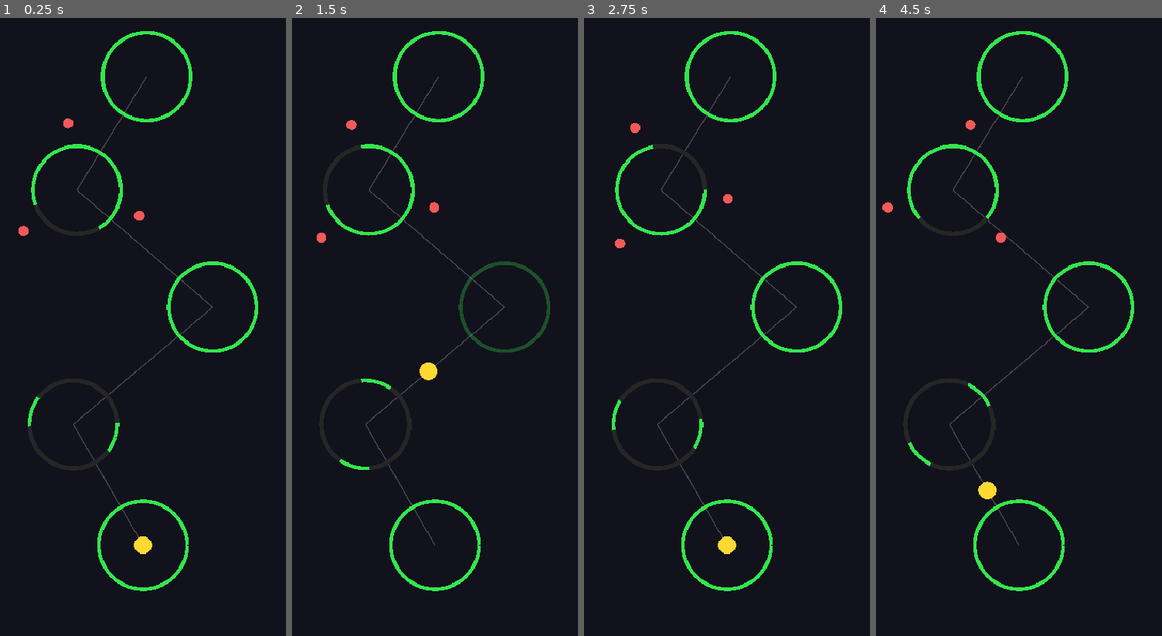
Above: before the commit, frames 1-4 (left to right).
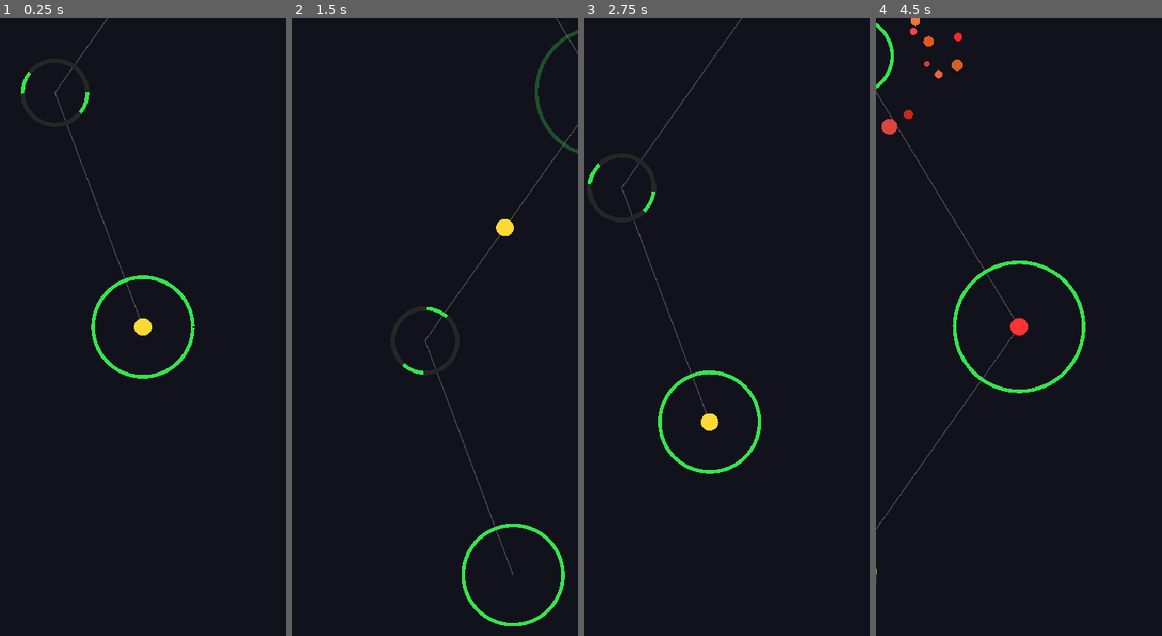
Above: after the commit, the same moments.

Repository: heliosalesjr/fenestra
Game: Godot game, scene res://scenes/Game.tscn
Same seed, same stepped clock (60 frames per second), same inputs: the game is played once before the commit and once after it.
Inputs (mouse positions are in pixels of both pictures, inside the frame that each line leads up to):
- Up to frame 1 (0.25 s): no input
- Up to frame 2 (1.5 s): move the mouse to (497, 296) at 0.52 s; click (497, 296) at 0.67 s; move the mouse to (377, 357) at 1.27 s; click (377, 357) at 1.42 s
- Up to frame 3 (2.75 s): move the mouse to (755, 191) at 2.02 s; click (755, 191) at 2.17 s
- Up to frame 4 (4.5 s): move the mouse to (1004, 450) at 2.77 s; click (1004, 450) at 2.92 s; move the mouse to (1104, 419) at 3.52 s; click (1104, 419) at 3.67 s; move the mouse to (933, 234) at 4.27 s; click (933, 234) at 4.42 s

The runs differ from the first frame. In frame 1, 3.9% of the frame differs, in the area x 6-91%, y 0-93%; in frame 2, 4.4%; in frame 3, 4.0%; in frame 4, 4.7%, in the area x 0-91%, y 0-93%.

Commit message:
added camera and refined the path

Diff:
--- a/scenes/Game.tscn
+++ b/scenes/Game.tscn
@@ -1,67 +1,47 @@
-[gd_scene load_steps=5 format=3 uid="uid://fenestra_game"]
+[gd_scene load_steps=4 format=3 uid="uid://fenestra_game"]
 
-[ext_resource type="PackedScene" path="res://scenes/Circle.tscn"  id="1_circle"]
-[ext_resource type="PackedScene" path="res://scenes/Player.tscn"  id="2_player"]
-[ext_resource type="Script"      path="res://scripts/Game.gd"     id="3_game"]
-[ext_resource type="PackedScene" path="res://scenes/Orbiter.tscn" id="4_orbiter"]
+[ext_resource type="PackedScene" path="res://scenes/Circle.tscn" id="1_circle"]
+[ext_resource type="PackedScene" path="res://scenes/Player.tscn" id="2_player"]
+[ext_resource type="Script"      path="res://scripts/Game.gd"    id="3_game"]
 
 [node name="Game" type="Node2D"]
 script = ExtResource("3_game")
 circle_sequence = [NodePath("Circle0"), NodePath("Circle1"), NodePath("Circle2"), NodePath("Circle3"), NodePath("Circle4")]
 
-; --- Círculo 0: ponto de partida (sem perigo) ---
 [node name="Circle0" parent="." instance=ExtResource("1_circle")]
-position = Vector2(195, 720)
-circle_radius = 60.0
+position = Vector2(195, 950)
+circle_radius = 68.0
 rotation_speed = 0.0
 blocked_arcs = Array[Vector2]([])
 
-; --- Círculo 1: arcos bloqueados ---
 [node name="Circle1" parent="." instance=ExtResource("1_circle")]
-position = Vector2(100, 555)
-circle_radius = 60.0
-rotation_speed = 70.0
+position = Vector2(75, 630)
+circle_radius = 44.0
+rotation_speed = 75.0
 blocked_arcs = Array[Vector2]([Vector2(20, 160), Vector2(200, 340)])
 
-; --- Círculo 2: pulsação ---
 [node name="Circle2" parent="." instance=ExtResource("1_circle")]
-position = Vector2(290, 395)
-circle_radius = 60.0
-rotation_speed = -55.0
+position = Vector2(315, 290)
+circle_radius = 88.0
+rotation_speed = -50.0
 blocked_arcs = Array[Vector2]([])
 pulse_enabled = true
 pulse_active_duration = 1.3
 pulse_inactive_duration = 0.8
 
-; --- Círculo 3: orbiters ---
 [node name="Circle3" parent="." instance=ExtResource("1_circle")]
-position = Vector2(105, 235)
-circle_radius = 60.0
-rotation_speed = 80.0
+position = Vector2(90, -80)
+circle_radius = 52.0
+rotation_speed = 85.0
 blocked_arcs = Array[Vector2]([Vector2(40, 140)])
+orbiter_count = 22
+orbiter_base_radius_mult = 1.7
 
-[node name="Orbiter1" parent="Circle3" instance=ExtResource("4_orbiter")]
-orbit_radius = 92.0
-orbit_speed = 90.0
-start_angle = 0.0
-
-[node name="Orbiter2" parent="Circle3" instance=ExtResource("4_orbiter")]
-orbit_radius = 92.0
-orbit_speed = 90.0
-start_angle = 120.0
-
-[node name="Orbiter3" parent="Circle3" instance=ExtResource("4_orbiter")]
-orbit_radius = 92.0
-orbit_speed = 90.0
-start_angle = 240.0
-
-; --- Círculo 4: checkpoint (sem perigo) ---
 [node name="Circle4" parent="." instance=ExtResource("1_circle")]
-position = Vector2(200, 80)
-circle_radius = 60.0
+position = Vector2(270, -430)
+circle_radius = 74.0
 rotation_speed = 0.0
 blocked_arcs = Array[Vector2]([])
 
-; --- Player ---
 [node name="Player" parent="." instance=ExtResource("2_player")]
-position = Vector2(195, 720)
+position = Vector2(195, 950)
--- a/scenes/Player.tscn
+++ b/scenes/Player.tscn
@@ -4,3 +4,7 @@
 
 [node name="Player" type="Node2D"]
 script = ExtResource("1_player")
+
+[node name="Camera2D" type="Camera2D" parent="."]
+position_smoothing_enabled = true
+position_smoothing_speed = 9.0
--- a/scripts/Circle.gd
+++ b/scripts/Circle.gd
@@ -43,6 +43,12 @@
 
 var _pulse_timer: float = 0.0
 
+## Número de orbiters gerados proceduralmente no _ready().
+@export var orbiter_count: int = 0
+## Multiplicador base do raio de órbita em relação a circle_radius.
+## Cada orbiter ainda varia individualmente entre 0.9x e 1.7x desse valor.
+@export var orbiter_base_radius_mult: float = 1.5
+
 @onready var rotation_root: Node2D      = $RotationRoot
 @onready var arc_visual: Node2D         = $RotationRoot/ArcVisual
 @onready var collision_shape: CollisionShape2D = $Area2D/CollisionShape2D
@@ -52,6 +58,8 @@
 	_sync_arc_visual()
 	_sync_active_state()
 	_sync_collision_shape()
+	if not Engine.is_editor_hint() and orbiter_count > 0:
+		_spawn_orbiters()
 
 
 func _process(delta: float) -> void:
@@ -70,6 +78,24 @@
 # ---------------------------------------------------------------------------
 # API pública
 # ---------------------------------------------------------------------------
+
+## Gera orbiters proceduralmente com tamanhos, raios e velocidades aleatórios.
+## Raio de órbita proporcional a circle_radius * orbiter_base_radius_mult.
+func _spawn_orbiters() -> void:
+	var scene := preload("res://scenes/Orbiter.tscn")
+	for i in orbiter_count:
+		var orb: Node2D = scene.instantiate()
+		add_child(orb)
+		orb.orbit_radius  = circle_radius * orbiter_base_radius_mult * randf_range(0.9, 1.7)
+		orb.orbit_speed   = randf_range(45.0, 140.0) * (1.0 if randf() > 0.5 else -1.0)
+		orb.start_angle   = randf() * 360.0
+		orb.sphere_radius = randf_range(3.5, 11.0)
+		orb.sphere_color  = Color(
+			randf_range(0.75, 1.0),
+			randf_range(0.1,  0.5),
+			randf_range(0.1,  0.35)
+		)
+
 
 ## Faz todos os orbiters filhos sumirem (chamado pelo Game ao pousar neste círculo).
 func clear_orbiters() -> void:
--- a/scripts/Player.gd
+++ b/scripts/Player.gd
@@ -8,12 +8,12 @@
 const PLAYER_RADIUS := 12.0
 const PLAYER_COLOR  := Color(1.0, 0.85, 0.2)
 const DEAD_COLOR    := Color(1.0, 0.2, 0.2)
-const MOVE_DURATION := 0.14   # segundos do centro ao centro
+const MOVE_DURATION := 0.14
 
 var state: State = State.ON_CIRCLE
-
-var current_circle:     Node2D = null
+var current_circle: Node2D = null
 var destination_circle: Node2D = null
+var _active_tween: Tween = null
 
 
 func _draw() -> void:
@@ -21,15 +21,16 @@
 	draw_circle(Vector2.ZERO, PLAYER_RADIUS, color)
 
 
-# ---------------------------------------------------------------------------
-# API pública
-# ---------------------------------------------------------------------------
+func _process(_delta: float) -> void:
+	if state == State.MOVING and destination_circle:
+		_check_orbiter_collision()
+
 
 func attach_to_circle(circle: Node2D) -> void:
-	current_circle     = circle
+	current_circle = circle
 	destination_circle = null
-	state              = State.ON_CIRCLE
-	global_position    = circle.global_position
+	state = State.ON_CIRCLE
+	global_position = circle.global_position
 	queue_redraw()
 
 
@@ -37,33 +38,22 @@
 	if state != State.ON_CIRCLE:
 		return
 	destination_circle = target
-	state              = State.MOVING
-
-	var tween := create_tween()
-	tween.tween_property(self, "global_position", target.global_position, MOVE_DURATION) \
-		.set_ease(Tween.EASE_IN_OUT).set_trans(Tween.TRANS_QUAD)
-	tween.tween_callback(_on_arrived)
+	state = State.MOVING
+	_active_tween = create_tween()
+	_active_tween.tween_property(self, "global_position", target.global_position, MOVE_DURATION).set_ease(Tween.EASE_IN_OUT).set_trans(Tween.TRANS_QUAD)
+	_active_tween.tween_callback(_on_arrived)
 
 
 func respawn(circle: Node2D) -> void:
 	attach_to_circle(circle)
 
 
-# ---------------------------------------------------------------------------
-# Chegada ao destino
-# ---------------------------------------------------------------------------
-
 func _on_arrived() -> void:
 	var circle := destination_circle
 	if not circle:
 		return
-
-	# Ângulo de entrada: direção da origem → destino,
-	# expressa como vetor do centro do destino apontando de volta para a origem.
-	# É o ponto da borda por onde o player "atravessou".
-	var from_pos          := current_circle.global_position if current_circle else global_position
+	var from_pos := current_circle.global_position if current_circle else global_position
 	var approach_angle_deg := rad_to_deg((from_pos - circle.global_position).angle())
-
 	if circle.is_landing_valid(approach_angle_deg):
 		attach_to_circle(circle)
 		landed_on.emit(circle)
@@ -71,7 +61,20 @@
 		_die(circle.last_fail_reason)
 
 
+func _check_orbiter_collision() -> void:
+	for child in destination_circle.get_children():
+		if not child.has_method("fade_and_free"):
+			continue
+		var orb_radius: float = child.get("sphere_radius")
+		if global_position.distance_to(child.global_position) < PLAYER_RADIUS + orb_radius:
+			_die("orbiter")
+			return
+
+
 func _die(reason: String) -> void:
+	if _active_tween:
+		_active_tween.kill()
+		_active_tween = null
 	state = State.DEAD
 	queue_redraw()
 	player_died.emit(reason)
